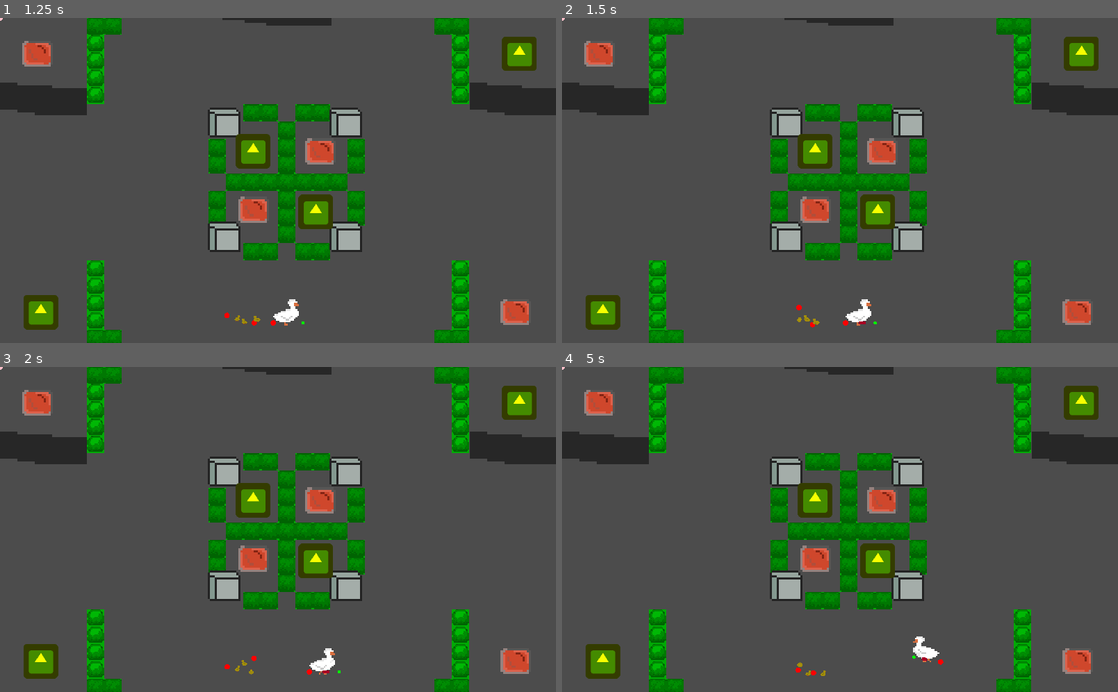
Above: before the commit, frames 1-4 (two rows, left to right).
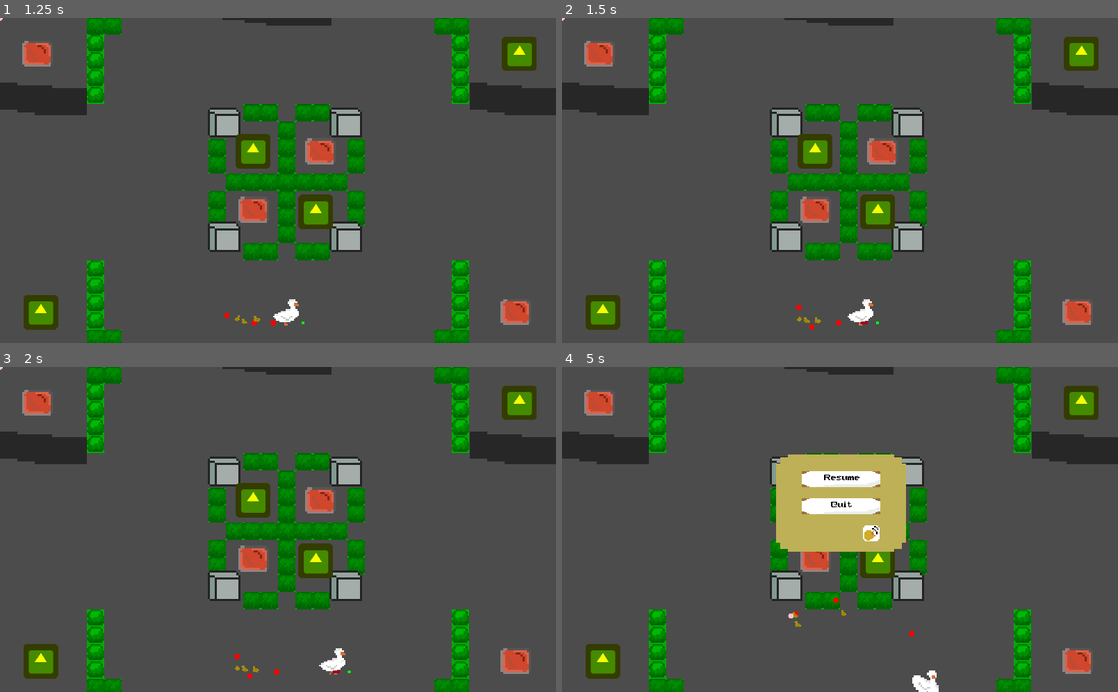
Above: after the commit, the same moments.

Repository: Cartogy/GWJ24
Game: Godot game, scene res://MainScene.tscn
The game is run twice, just before and just after one commit, with the same random seed, the same clock (stepped at 60 frames per second) and the same inputs. Before the commit the project has no main scene; this scene is started directly in both runs. The engine's default icon, where the game draws it, is replaced by a stand-in: a white triangle on a blue panel in a dark square.
Inputs (mouse positions are in pixels of both pictures, inside the frame that each line leads up to):
- Up to frame 1 (1.25 s): click "Start Game" at 0.5 s
- Up to frame 2 (1.5 s): move the mouse to (962, 164) at 1.27 s; hold Right (ui_right) from 1.28 s (still down); hold E (item_cmd, bound only after the commit) from 1.28 s (still down); tap Shift (control_cmd, bound only after the commit) at 1.35 s
- Up to frame 3 (2 s): keep holding Right (ui_right); keep holding E (item_cmd, bound only after the commit)
- Up to frame 4 (5 s): move the mouse to (728, 545) at 2.02 s; release Right (ui_right) at 2.03 s; release E (item_cmd, bound only after the commit) at 2.03 s; hold Down (ui_down) 2.03-2.78 s; tap E (item_cmd, bound only after the commit) at 2.1, 3.8 s; tap Space (quack_cmd, bound only after the commit) at 2.3 s; move the mouse to (895, 458) at 2.77 s; hold Right (ui_right) 2.78-3.53 s; hold Space (quack_cmd, bound only after the commit) 2.78-3.53 s; tap Shift (control_cmd, bound only after the commit) at 3.05 s; move the mouse to (812, 594) at 3.52 s; hold Up (ui_up) 3.53-4.28 s; click (812, 594) at 3.6 s; move the mouse to (1006, 578) at 4.27 s; hold Left (ui_left) from 4.28 s (still down); hold Space (quack_cmd, bound only after the commit) from 4.28 s (still down); tap O (unlocking) at 4.35 s; tap Escape (pause_menu, bound only after the commit) at 4.9 s

Frame 1 is identical in both runs. In frame 2, 0.2% of the frame differs, in the area x 42-57%, y 86-96%; in frame 3, 0.4%; in frame 4, 7.4%, in the area x 0-69%, y 0-100%.

Commit message:
Added music

Diff:
--- a/Autoload/SoundManager.gd
+++ b/Autoload/SoundManager.gd
@@ -1,6 +1,6 @@
 extends Node
 
-#onready var music_player = $MusicPlayer
+onready var music_player = $MusicPlayer
 onready var sound_player = $SoundPlayer
 
 
@@ -11,10 +11,12 @@
 var quack_neutral = preload("res://Audio/SFX/Quack2.ogg")
 var quack_secret = preload("res://Audio/SFX/Quack3.ogg")
 
-#var possible_music = [
-#preload("res://res://Audio/"),
-#preload("res://res://Audio/"),
-#]
+var main_theme = preload("res://Audio/Music/DuckThemeMaster.wav")
+
+var possible_music = [
+preload("res://Audio/Music/DuckTrack2Master.wav"),
+preload("res://Audio/Music/DuckTrack3Master.wav")
+]
 
 func _ready():
 #	randomize()
@@ -27,6 +29,9 @@
 #	var temp = floor(rand_range(0, possible_music.size()))
 #	music_player.stream = possible_music[temp]
 #	music_player.play()
+
+func play_music():
+	pass
 
 func play_chirp_calm():
 	if sound_player:
@@ -50,6 +55,10 @@
 	sound_player.stream = quack_secret
 	sound_player.play()
 
+func play_theme():
+	music_player.stream = main_theme
+	music_player.play()
+
 func set_volume():
 	print_debug(sound_player)
 	if ConfigManager.sound_on:
--- a/Levels/Level_1.tscn
+++ b/Levels/Level_1.tscn
@@ -28,12 +28,12 @@
 [node name="DuckandChicks" parent="." index="0"]
 position = Vector2( 39.1996, 162.144 )
 
-[node name="Data" parent="DuckandChicks/PlayerController" index="0"]
+[node name="Data" parent="DuckandChicks/PlayerController" index="2"]
 duck_attached_speed = 95.0
 duck_dettached_speed = 125.0
 chick_horde_speed = 155.0
 
-[node name="StateMachine" parent="DuckandChicks/PlayerController" index="1"]
+[node name="StateMachine" parent="DuckandChicks/PlayerController" index="3"]
 START_STATE = NodePath("../../../../Level_1/DuckandChicks/PlayerController/StateMachine/DuckMovement")
 
 [node name="Duck" parent="DuckandChicks" index="1"]
--- a/Levels/Level_10.tscn
+++ b/Levels/Level_10.tscn
@@ -33,12 +33,12 @@
 [node name="PlayerController" parent="DuckandChicks" index="0"]
 position = Vector2( 0.867249, 8.46161 )
 
-[node name="Data" parent="DuckandChicks/PlayerController" index="0"]
+[node name="Data" parent="DuckandChicks/PlayerController" index="2"]
 duck_attached_speed = 95.0
 duck_dettached_speed = 125.0
 chick_horde_speed = 155.0
 
-[node name="StateMachine" parent="DuckandChicks/PlayerController" index="1"]
+[node name="StateMachine" parent="DuckandChicks/PlayerController" index="3"]
 START_STATE = NodePath("../../../../Level_8/DuckandChicks/PlayerController/StateMachine/DuckMovement")
 
 [node name="Duck" parent="DuckandChicks" index="1"]
--- a/MainScene.tscn
+++ b/MainScene.tscn
@@ -1,7 +1,9 @@
-[gd_scene load_steps=2 format=2]
+[gd_scene load_steps=3 format=2]
 
 [ext_resource path="res://UI/MainMenu/MainMenu.tscn" type="PackedScene" id=1]
+[ext_resource path="res://main_scene.gd" type="Script" id=2]
 
 [node name="MainScene" type="Node"]
+script = ExtResource( 2 )
 
 [node name="Control" parent="." instance=ExtResource( 1 )]
--- a/Scenes/GameManager/GameManager.tscn
+++ b/Scenes/GameManager/GameManager.tscn
@@ -3,7 +3,6 @@
 [ext_resource path="res://UI/Pause/Pause.tscn" type="PackedScene" id=1]
 [ext_resource path="res://Scenes/GameManager/game_manager.gd" type="Script" id=2]
 [ext_resource path="res://Levels/Level_9.tscn" type="PackedScene" id=3]
-
 
 [node name="GameManager" type="Node"]
 pause_mode = 2
--- /dev/null
+++ b/main_scene.gd
@@ -0,0 +1,16 @@
+extends Node
+
+
+# Declare member variables here. Examples:
+# var a = 2
+# var b = "text"
+
+
+# Called when the node enters the scene tree for the first time.
+func _ready():
+	SoundManager.play_theme()
+
+
+# Called every frame. 'delta' is the elapsed time since the previous frame.
+#func _process(delta):
+#	pass
--- a/project.godot
+++ b/project.godot
@@ -87,6 +87,7 @@
 [application]
 
 config/name="Gwj 24"
+run/main_scene="res://MainScene.tscn"
 config/icon="res://icon.png"
 
 [autoload]
@@ -102,29 +103,9 @@
 
 [input]
 
-stay_cmd={
-"deadzone": 0.5,
-"events": [ Object(InputEventKey,"resource_local_to_scene":false,"resource_name":"","device":0,"alt":false,"shift":false,"control":false,"meta":false,"command":false,"pressed":false,"scancode":72,"unicode":0,"echo":false,"script":null)
- ]
-}
-follow_cmd={
-"deadzone": 0.5,
-"events": [ Object(InputEventKey,"resource_local_to_scene":false,"resource_name":"","device":0,"alt":false,"shift":false,"control":false,"meta":false,"command":false,"pressed":false,"scancode":77,"unicode":0,"echo":false,"script":null)
- ]
-}
 left_click={
 "deadzone": 0.5,
 "events": [ Object(InputEventMouseButton,"resource_local_to_scene":false,"resource_name":"","device":0,"alt":false,"shi …(212 unchanged characters)…
- ]
-}
-duck_cmd={
-"deadzone": 0.5,
-"events": [ Object(InputEventKey,"resource_local_to_scene":false,"resource_name":"","device":0,"alt":false,"shift":false,"control":false,"meta":false,"command":false,"pressed":false,"scancode":71,"unicode":0,"echo":false,"script":null)
- ]
-}
-chick_cmd={
-"deadzone": 0.5,
-"events": [ Object(InputEventKey,"resource_local_to_scene":false,"resource_name":"","device":0,"alt":false,"shift":false,"control":false,"meta":false,"command":false,"pressed":false,"scancode":84,"unicode":0,"echo":false,"script":null)
  ]
 }
 drop_item={
@@ -142,6 +123,26 @@
 "events": [ Object(InputEventKey,"resource_local_to_scene":false,"resource_name":"","device":0,"alt":false,"shift":false,"control":false,"meta":false,"command":false,"pressed":false,"scancode":79,"unicode":0,"echo":false,"script":null)
  ]
 }
+pause_menu={
+"deadzone": 0.5,
+"events": [ Object(InputEventKey,"resource_local_to_scene":false,"resource_name":"","device":0,"alt":false,"shift":false,"control":false,"meta":false,"command":false,"pressed":false,"scancode":16777217,"unicode":0,"echo":false,"script":null)
+ ]
+}
+quack_cmd={
+"deadzone": 0.5,
+"events": [ Object(InputEventKey,"resource_local_to_scene":false,"resource_name":"","device":0,"alt":false,"shift":false,"control":false,"meta":false,"command":false,"pressed":false,"scancode":32,"unicode":0,"echo":false,"script":null)
+ ]
+}
+control_cmd={
+"deadzone": 0.5,
+"events": [ Object(InputEventKey,"resource_local_to_scene":false,"resource_name":"","device":0,"alt":false,"shift":false,"control":false,"meta":false,"command":false,"pressed":false,"scancode":16777237,"unicode":0,"echo":false,"script":null)
+ ]
+}
+item_cmd={
+"deadzone": 0.5,
+"events": [ Object(InputEventKey,"resource_local_to_scene":false,"resource_name":"","device":0,"alt":false,"shift":false,"control":false,"meta":false,"command":false,"pressed":false,"scancode":69,"unicode":0,"echo":false,"script":null)
+ ]
+}
 
 [rendering]
 
Not shown, added: Audio/Music/DuckThemeMaster.wav.import
Not shown, added: Audio/Music/DuckTrack2Master.wav.import
Not shown, added: Audio/Music/DuckTrack3Master.wav.import
Not shown, added: Audio/Music/DuckThemeMaster.wav
Not shown, added: Audio/Music/DuckTrack2Master.wav
Not shown, added: Audio/Music/DuckTrack3Master.wav
Not shown, added: Audio/Music/README.md
